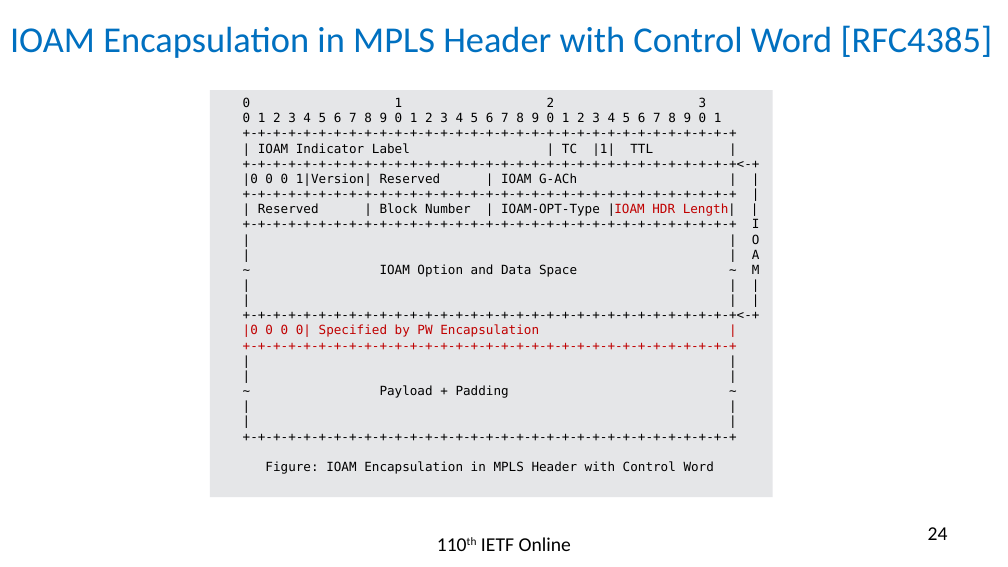
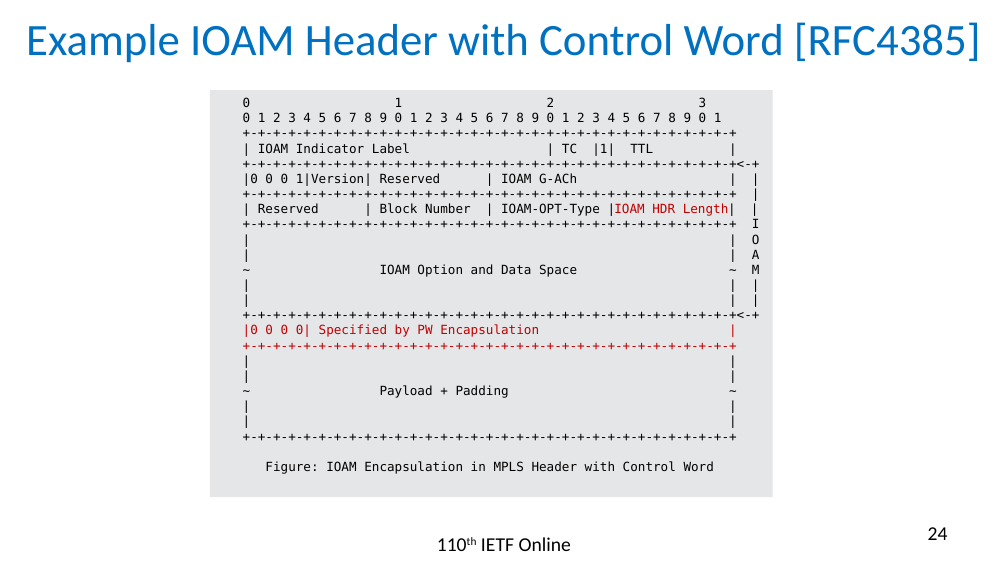
Before and after one commit to rakgandhi/ietf-slides, a slide deck: slide 24 of draft-gandhi-mpls-ioam-sr-05.pptx. Drawn at 1008x567 pixels with LibreOffice and Linux fonts; fonts in the diff are those of the drawing. Boxes give left, top, right and bottom in pixels: in the first picture for what was removed or moved away, otherwise in the second. Text is boxed around its words. In the diff, an @@ line names an element or a change of style, - is before the commit and + after.

```diff
--- a/draft-gandhi-mpls-ioam-sr-05.pptx
+++ b/draft-gandhi-mpls-ioam-sr-05.pptx
@@ title at (26, 22, 981, 63): text changed; size 26 to 32 pt @@
-IOAM Encapsulation in MPLS Header with Control Word [RFC4385]
+Example IOAM Header with Control Word [RFC4385]
```
Also in this commit, not shown: 10 other slides changed, 1 other file.
